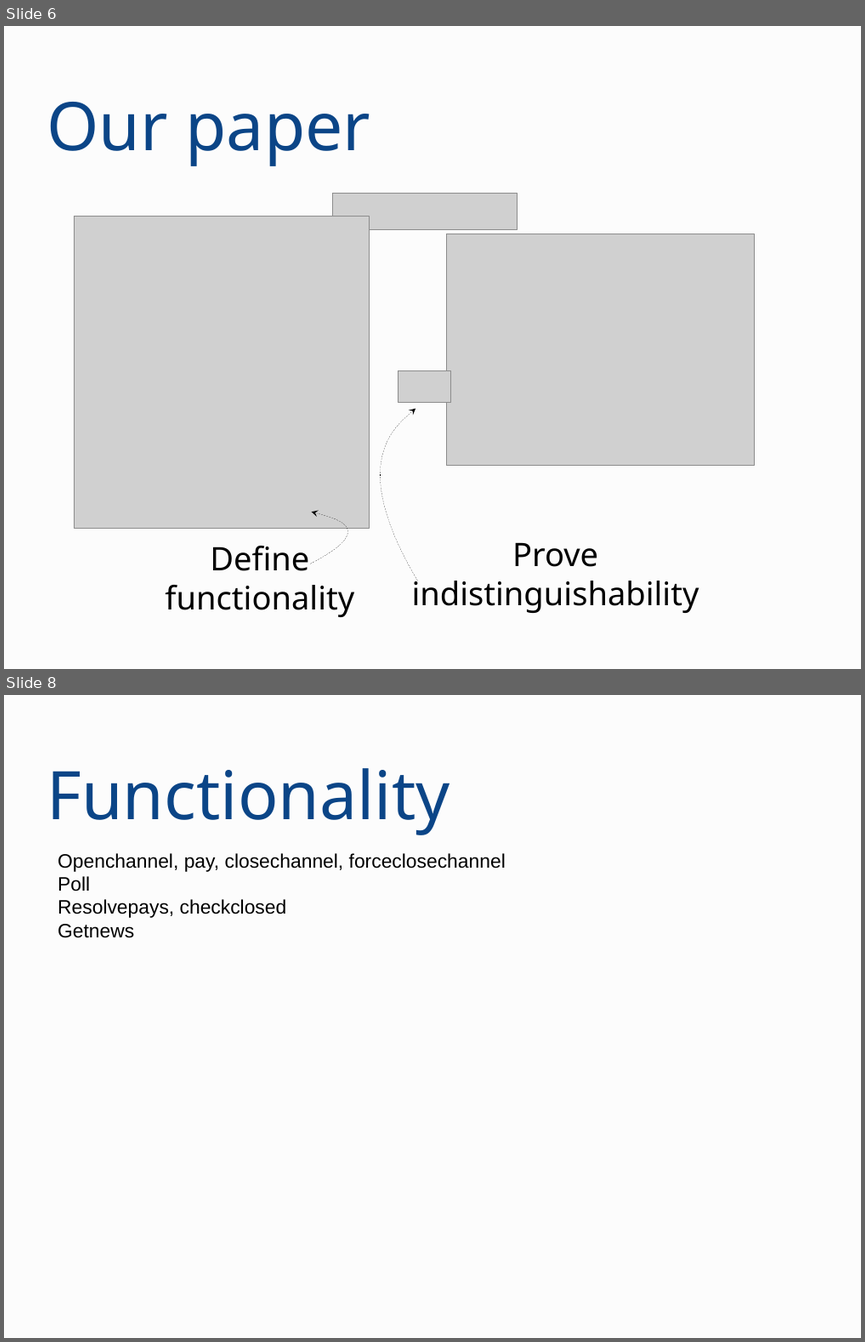
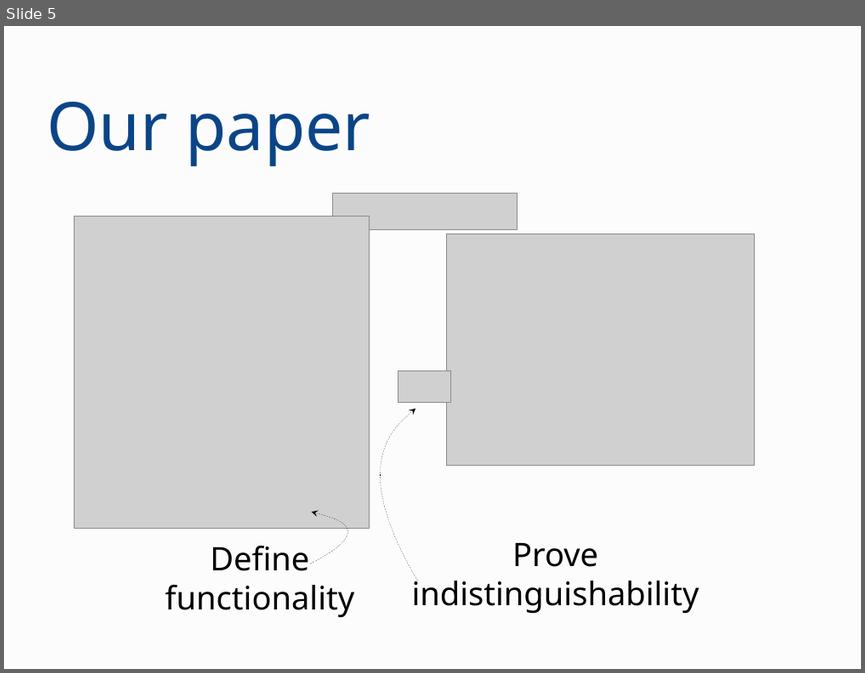
Before and after one commit to OrfeasLitos/PaymentChannels, a slide deck: ln-conf-2019/presentation.odp. Shown one above the other, each under a label of ours: slides 6 and 8 before the commit, slide 5 after it; the slides between them are not shown. The pictures are 865x1342 and 865x673 pixels, drawn with LibreOffice and Linux fonts; fonts in the diff are those of the drawing; grey boxes stand for pictures. Boxes give left, top, right and bottom in pixels: in the first picture for what was removed or moved away, otherwise in the second. Text is boxed around its words. In the diff, an @@ line names an element or a change of style, - is before the commit and + after.

```diff
--- a/ln-conf-2019/presentation.odp
+++ b/ln-conf-2019/presentation.odp
@@ slide 8 removed at bbox=[4, 695, 861, 1338], background #FCFCFC @@
@@ title removed at bbox=[46, 768, 449, 835] @@
-Functionality
@@ text removed at bbox=[58, 853, 506, 938] @@
-Openchannel, pay, closechannel, forceclosechannel
-Poll
-Resolvepays, checkclosed
-Getnews
@@ what was slide 6 is now slide 5 @@
```
Also in this commit, not shown: 1 slide changed, 5 slides added, 2 other slides removed, 1 other file.
